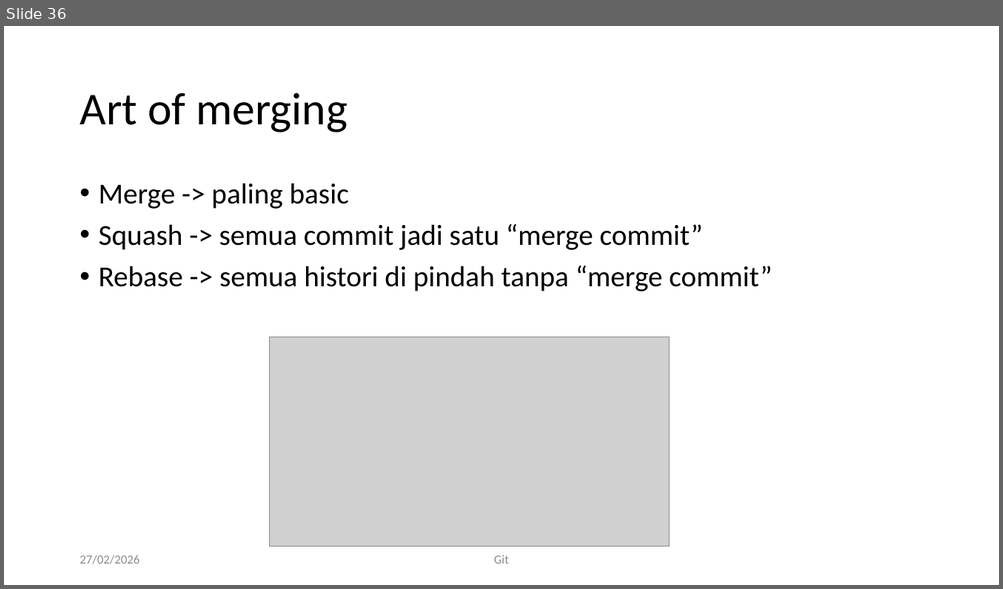
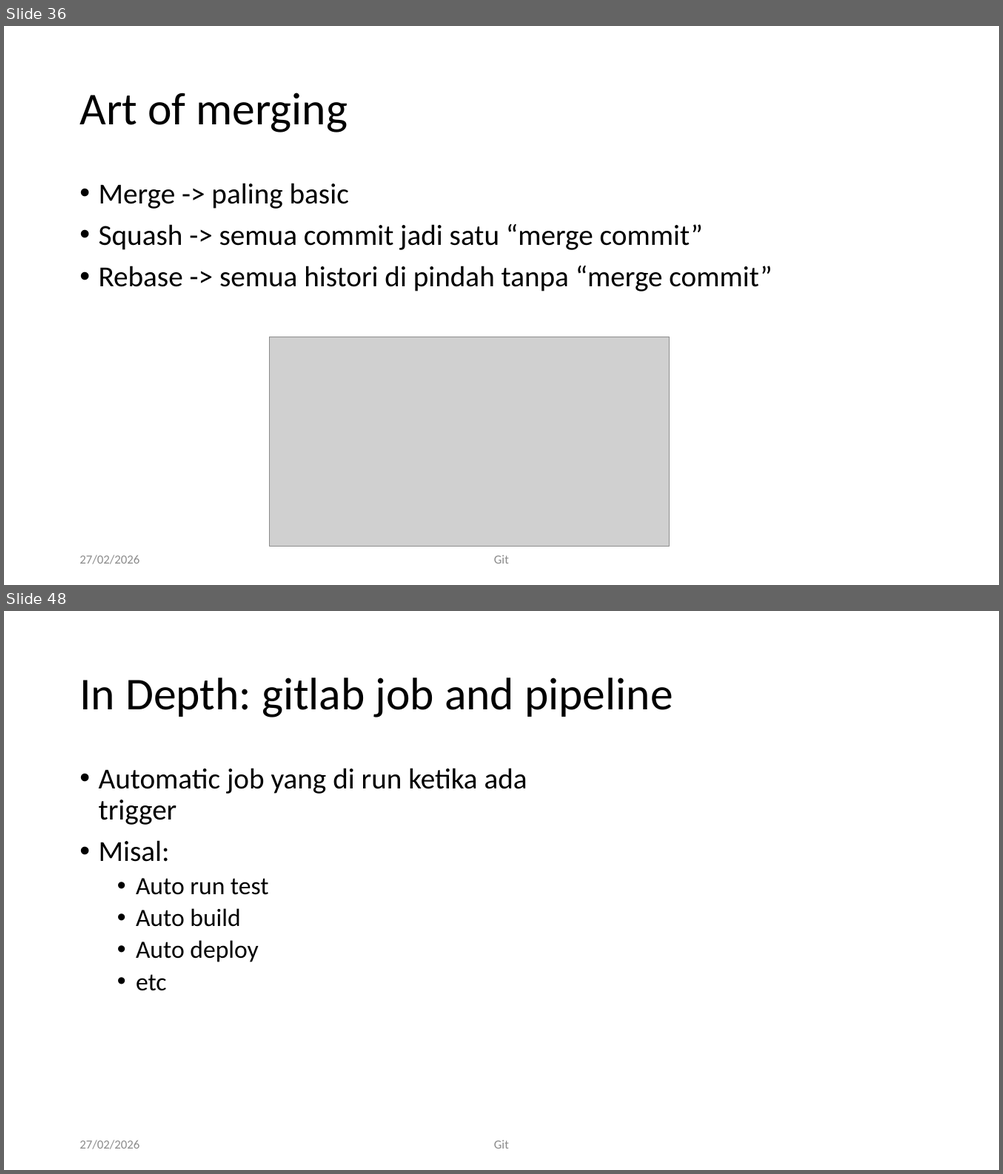
Before and after one commit to RayWP/training-uajy, a slide deck: Part 1 Git/Git-art of source control.pptx. Shown one above the other, each under a label of ours: slide 36 before the commit, slides 36 and 48 after it; the slides between them are not shown. The pictures are 1003x589 and 1003x1174 pixels, drawn with LibreOffice and Linux fonts; fonts in the diff are those of the drawing; grey boxes stand for pictures; background and template pictures are left out. Boxes give left, top, right and bottom in pixels: in the first picture for what was removed or moved away, otherwise in the second. Text is boxed around its words. In the diff, an @@ line names an element or a change of style, - is before the commit and + after.

Commit message:
add part 1 gitlab

```diff
--- a/Part 1 Git/Git-art of source control.pptx
+++ b/Part 1 Git/Git-art of source control.pptx
@@ slide 48 added at [4,611,999,1170], background #FFFFFF @@
@@ title added at [79,678,673,718], 44 pt, text #000000 @@
+In Depth: gitlab job and pipeline
@@ text added at [99,768,527,991], 28 pt, text #000000 @@
+• Automatic job yang di run ketika ada trigger
+• Misal:
+  • Auto run test
+  • Auto build
+  • Auto deploy
+  • etc
@@ text added at [79,1140,139,1150], 12 pt, text #8C8C8C @@
+27/02/2026
@@ text added at [494,1140,509,1149], 12 pt, text #8C8C8C @@
+Git
```
Also in this commit, not shown: 14 other slides added, 5 other files.
